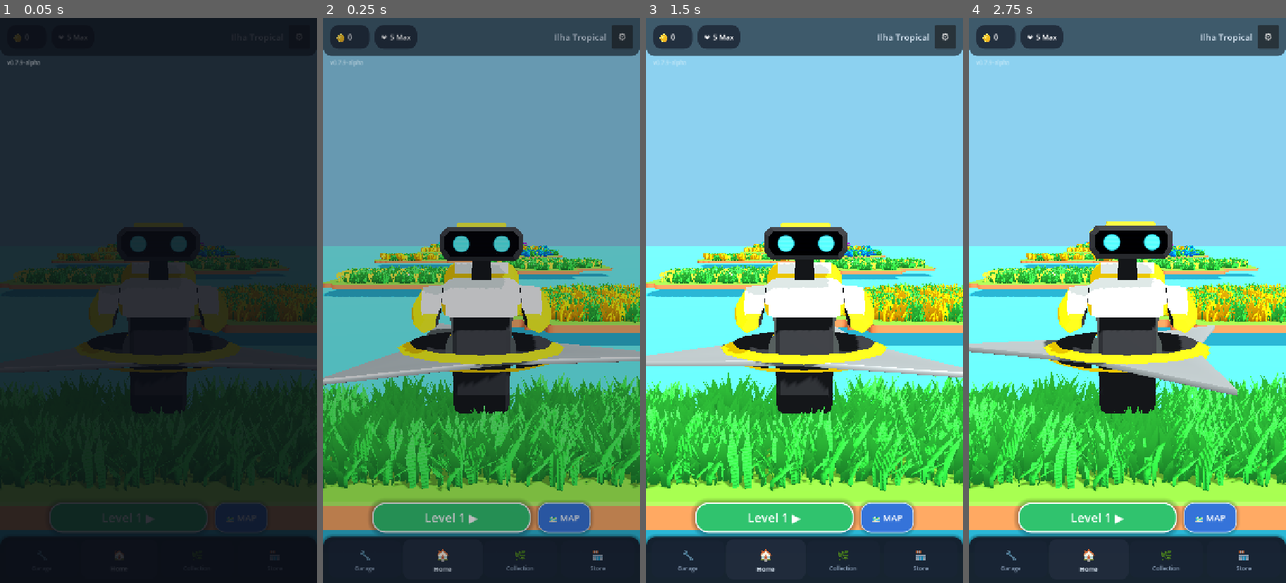
Above: before the commit, frames 1-4 (left to right).
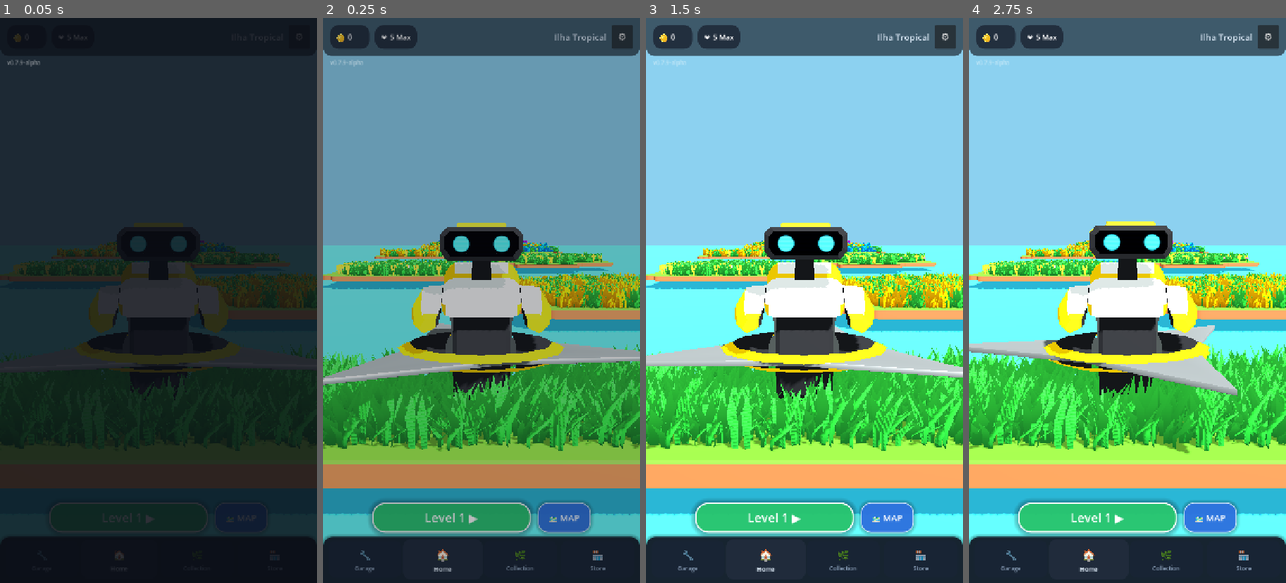
Above: after the commit, the same moments.

Repository: rogerbif/grass-cut-bot
Game: Godot game, scene res://scenes/menu/main_menu.tscn
The game is run twice, just before and just after one commit, with the same random seed, the same clock (stepped at 60 frames per second) and the same inputs.
Inputs (mouse positions are in pixels of both pictures, inside the frame that each line leads up to):
- Up to frame 1 (0.05 s): no input
- Up to frame 2 (0.25 s): no input
- Up to frame 3 (1.5 s): tap Enter at 0.5 s; move the mouse to (874, 272) at 0.52 s; hold Right (ui_right) 0.53-1.25 s; hold Alt 0.53-1.25 s; click (874, 272) at 0.67 s; drag from (741, 328) to (788, 413) at 1.27 s
- Up to frame 4 (2.75 s): move the mouse to (1159, 176) at 2.02 s; hold Right (ui_right) from 2.03 s (still down); tap Z at 2.1 s

The runs differ from the first frame. In frame 1, 9.1% of the frame differs, in the area x 0-100%, y 39-88%; in frame 2, 29%; in frame 3, 30%; in frame 4, 30%, in the area x 0-100%, y 39-93%.

Commit message:
fix(menu): calibracao milimetrica do assentamento da mono-wheel do robo no solo [v0.7.9-alpha]

Diff:
--- a/scenes/menu/island_node.tscn
+++ b/scenes/menu/island_node.tscn
@@ -78,7 +78,7 @@
 mesh = SubResource("BoxMesh_sand")
 
 [node name="BotAnchor" type="Marker3D" parent="."]
-transform = Transform3D(1, 0, 0, 0, 1, 0, 0, 0, 1, 0, 0.15, 0)
+transform = Transform3D(1, 0, 0, 0, 1, 0, 0, 0, 1, 0, -0.059, 0)
 
 [node name="ClickArea" type="Area3D" parent="."]
 
--- a/scripts/menu/island_node.gd
+++ b/scripts/menu/island_node.gd
@@ -352,7 +352,7 @@
 func get_bot_position() -> Vector3:
 	if bot_anchor != null:
 		return bot_anchor.global_position
-	return global_position + Vector3(0, 0.15, 0)
+	return global_position + Vector3(0, -0.059, 0)
 
 func _on_click_area_input_event(_camera: Camera3D, event: InputEvent, _event_position: Vector3, _normal: Vector3, _shape_idx: int) -> void:
 	if event is InputEventMouseButton:
--- a/scripts/menu/main_menu.gd
+++ b/scripts/menu/main_menu.gd
@@ -156,11 +156,11 @@
 	var idx: int = selected_level - 1
 	if idx >= 0 and idx < island_nodes.size():
 		var island: Node3D = island_nodes[idx]
-		var bot_target: Vector3 = Vector3(0, 0.15, 0)
+		var bot_target: Vector3 = Vector3(0, -0.059, 0)
 		if island.has_method("get_bot_position"):
 			bot_target = island.get_bot_position()
 		else:
-			bot_target = island.global_position + Vector3(0, 0.15, 0)
+			bot_target = island.global_position + Vector3(0, -0.059, 0)
 
 		if menu_bot != null:
 			if menu_bot.has_method("set_base_position"):
Not shown, changed: docs/04_sistemas_e_gameplay/SISTEMA_DE_INTERFACE_HUD.md
Not shown, changed: docs/historico_melhorias/047_menu_ilhas_miniatura_scroll_1_a_1_e_placas_adaptativas.md
